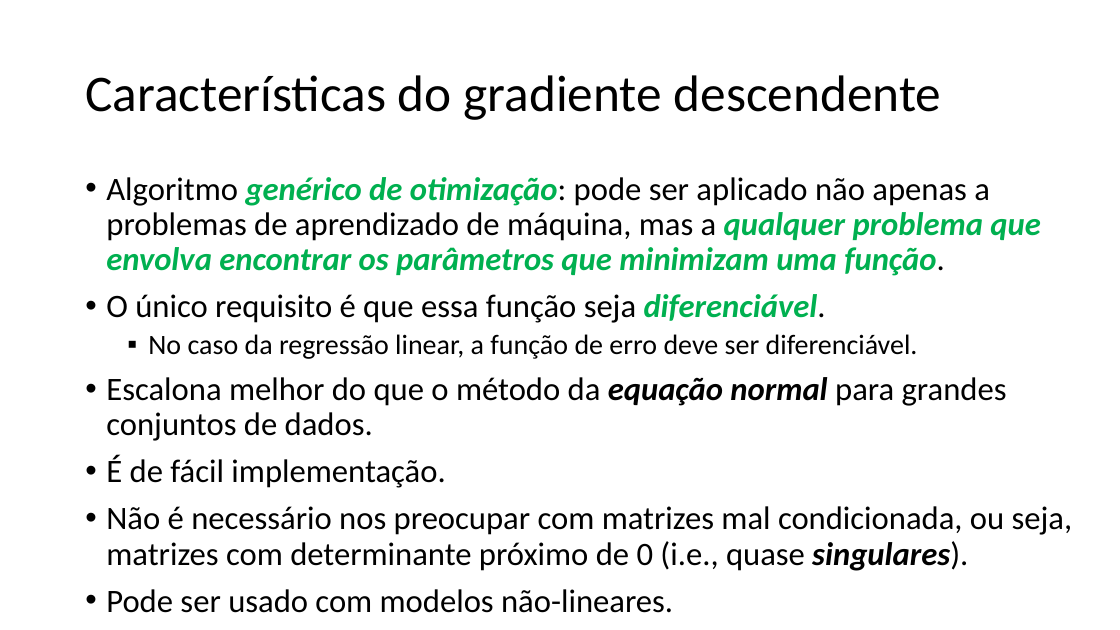
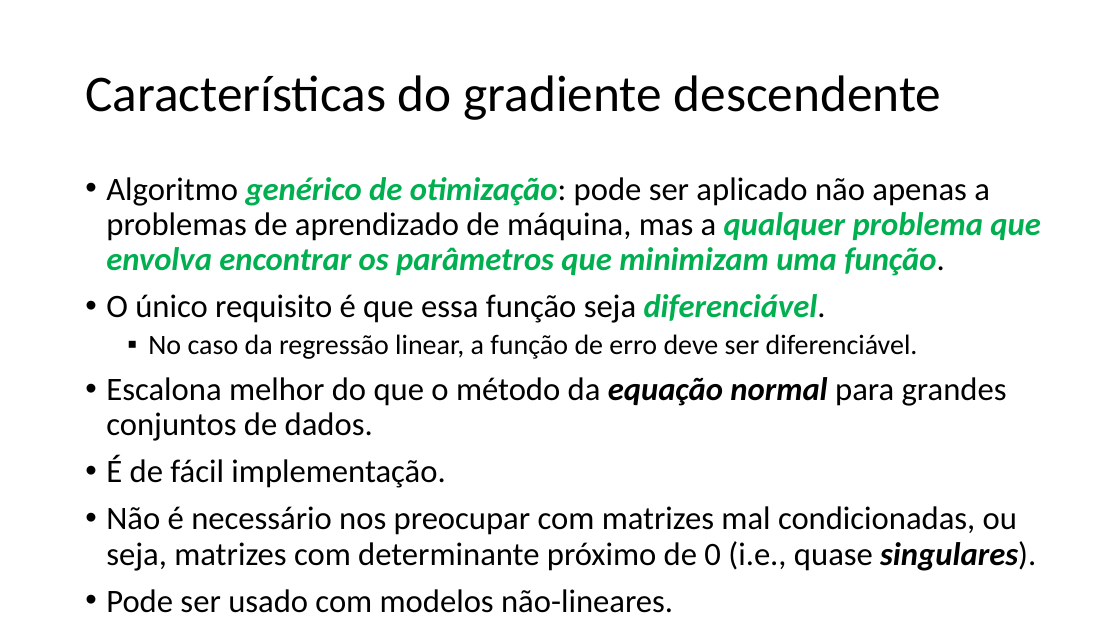
Before and after one commit to zz4fap/t319_aprendizado_de_maquina, a slide deck: slide 21 of slides/T319_Regressão_Linear (Parte II).pptx (slide 19 before the commit). Drawn at 1120x630 pixels with LibreOffice and Linux fonts; fonts in the diff are those of the drawing. Boxes give left, top, right and bottom in pixels: in the first picture for what was removed or moved away, otherwise in the second. Text is boxed around its words. In the diff, an @@ line names an element or a change of style, - is before the commit and + after.

```diff
--- a/slides/T319_Regressão_Linear (Parte II).pptx
+++ b/slides/T319_Regressão_Linear (Parte II).pptx
@@ text at box(106, 506, 1036, 571): text changed @@
-• Não é necessário nos preocupar com matrizes mal condicionada, ou seja, matrizes com determinante próximo de 0 (i.e., quase singulares).
+• Não é necessário nos preocupar com matrizes mal condicionadas, ou seja, matrizes com determinante próximo de 0 (i.e., quase singulares).
```
Also in this commit, not shown: 10 other slides changed, 4 slides added, 1 slide removed, 1 other file.
